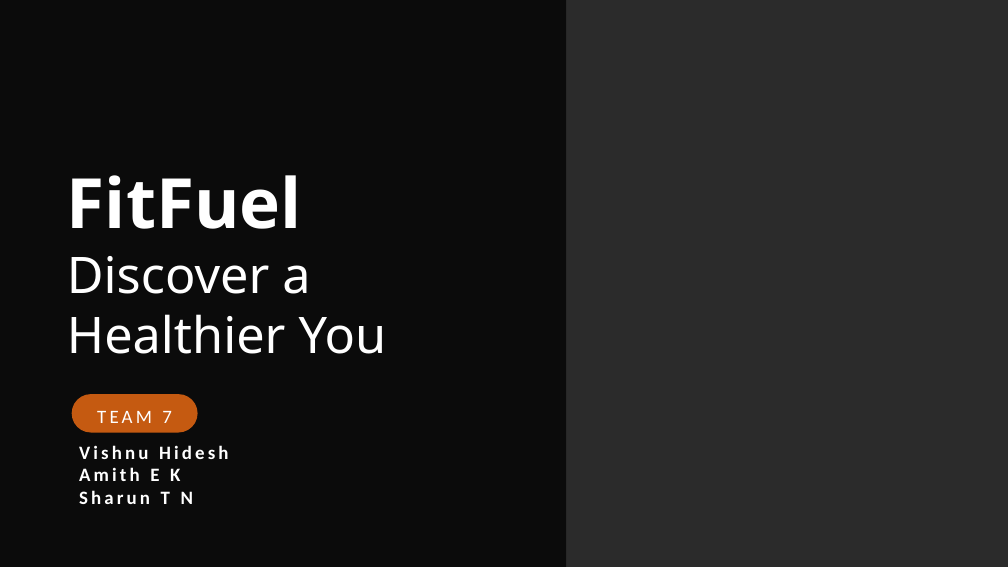
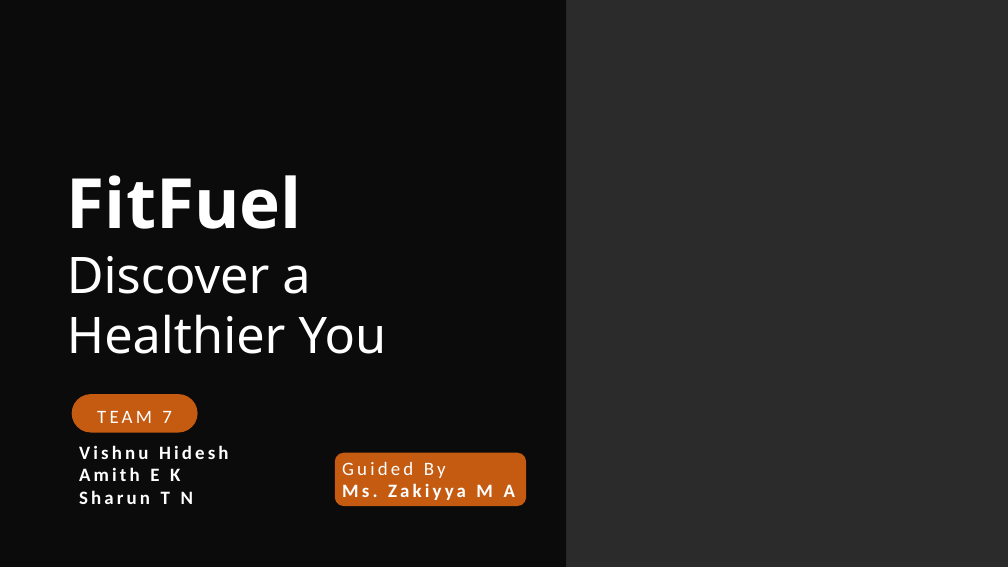
Before and after one commit to vishnuhidesh/FitFuel, a slide deck: slide 1 of Second Review.pptx. Drawn at 1008x567 pixels with LibreOffice and Linux fonts; fonts in the diff are those of the drawing; background and template pictures are left out; a plain dark background stands for a picture behind light text. Boxes give left, top, right and bottom in pixels: in the first picture for what was removed or moved away, otherwise in the second. Text is boxed around its words. In the diff, an @@ line names an element or a change of style, - is before the commit and + after.

```diff
--- a/Second Review.pptx
+++ b/Second Review.pptx
@@ rounded rectangle added at box(335, 453, 526, 507), fill #C55A11 @@
@@ text added at box(342, 462, 515, 500), 18 pt, text #FFFFFF, bold @@
+Guided By
+Ms. Zakiyya M A
```
Also in this commit, not shown: 3 slides added.
